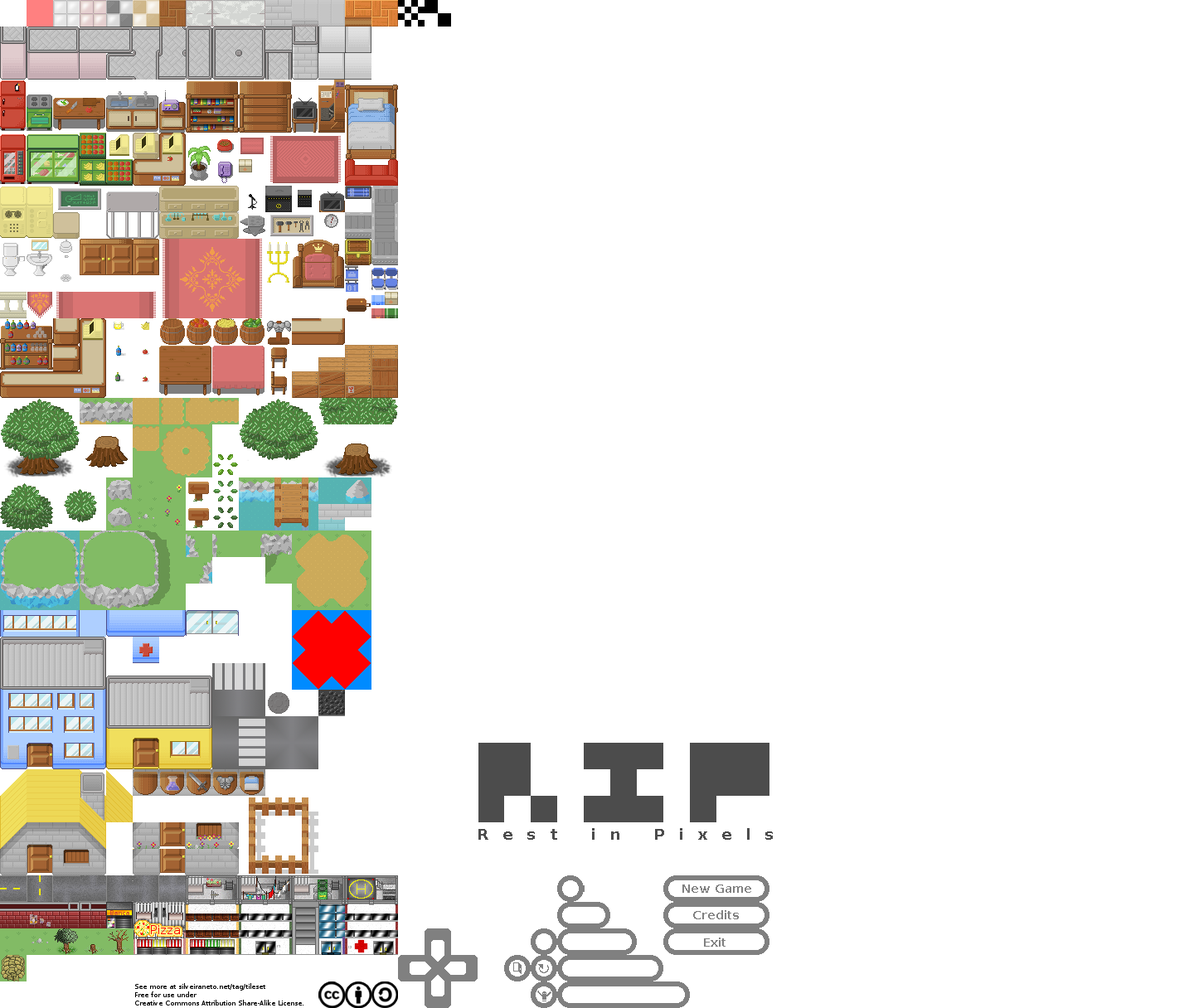
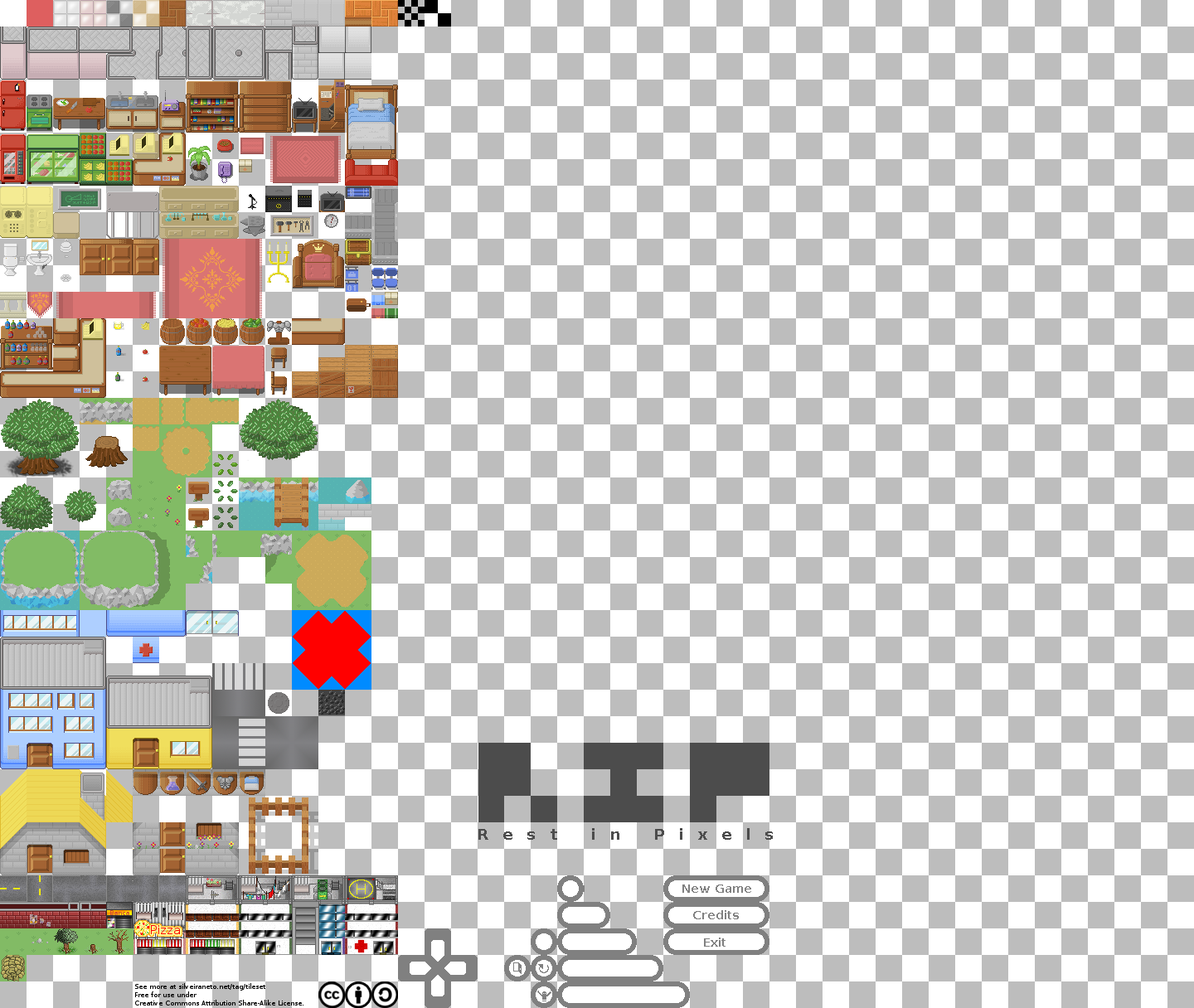
Two versions of the same layered image (1194×1008). Layer-by-layer changes:
painted on "Background" over [319, 397, 398, 478]
showed "chess" over [0, 0, 1194, 1008]
